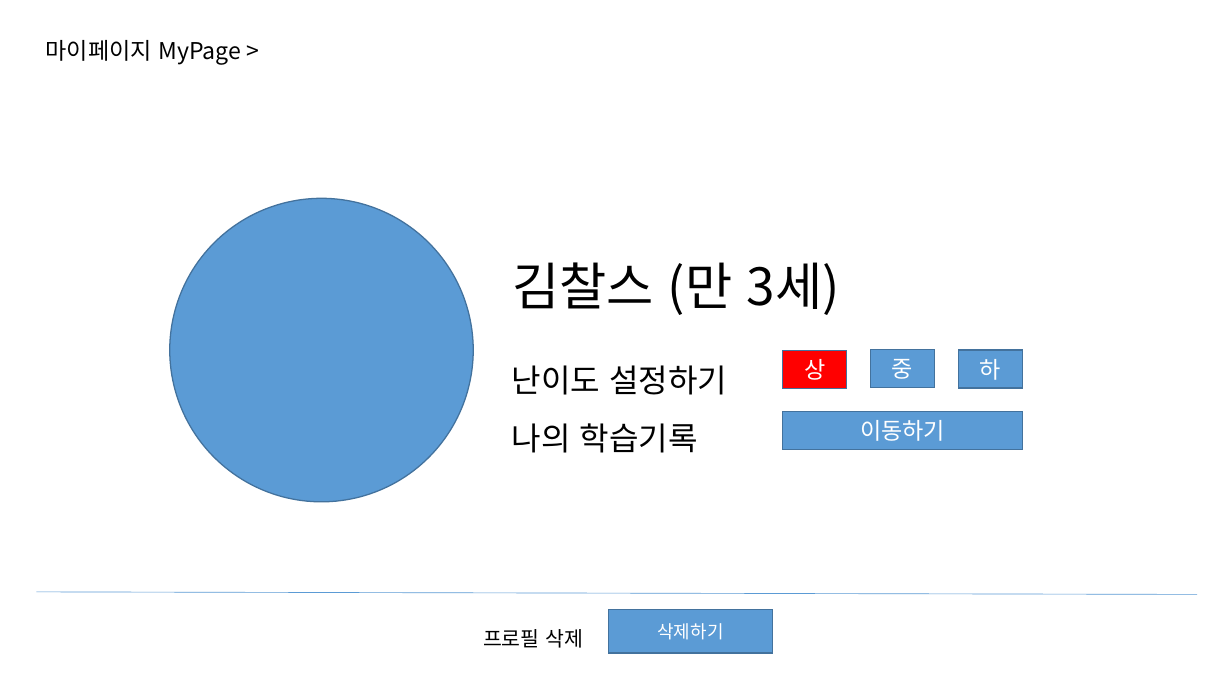
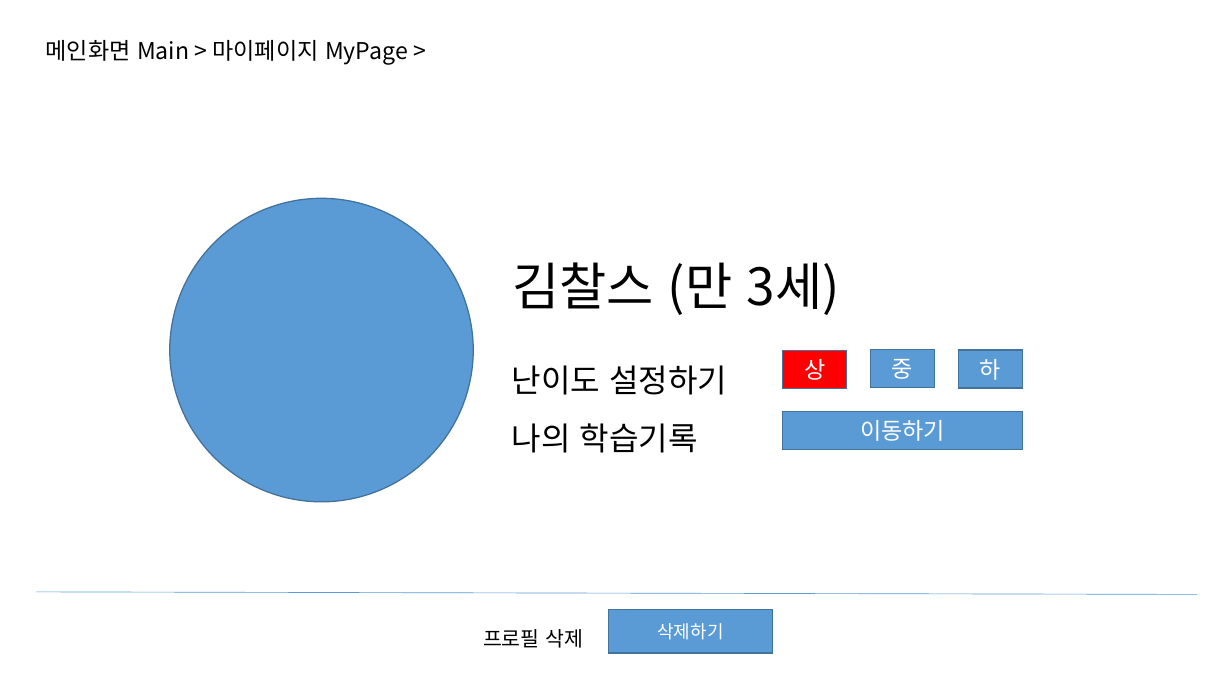
Before and after one commit to Kim-Ziho/fairy-tale-box, a slide deck: slide 3 of frontend/프론트목업.pptx (slide 1 before the commit). Drawn at 1232x693 pixels with LibreOffice and Linux fonts; fonts in the diff are those of the drawing. Boxes give left, top, right and bottom in pixels: in the first picture for what was removed or moved away, otherwise in the second. Text is boxed around its words. In the diff, an @@ line names an element or a change of style, - is before the commit and + after.

```diff
--- a/frontend/프론트목업.pptx
+++ b/frontend/프론트목업.pptx
@@ text at (46,40,408,65): text changed @@
-마이페이지 MyPage >
+메인화면 Main > 마이페이지 MyPage >
```
Also in this commit, not shown: 1 other file.
